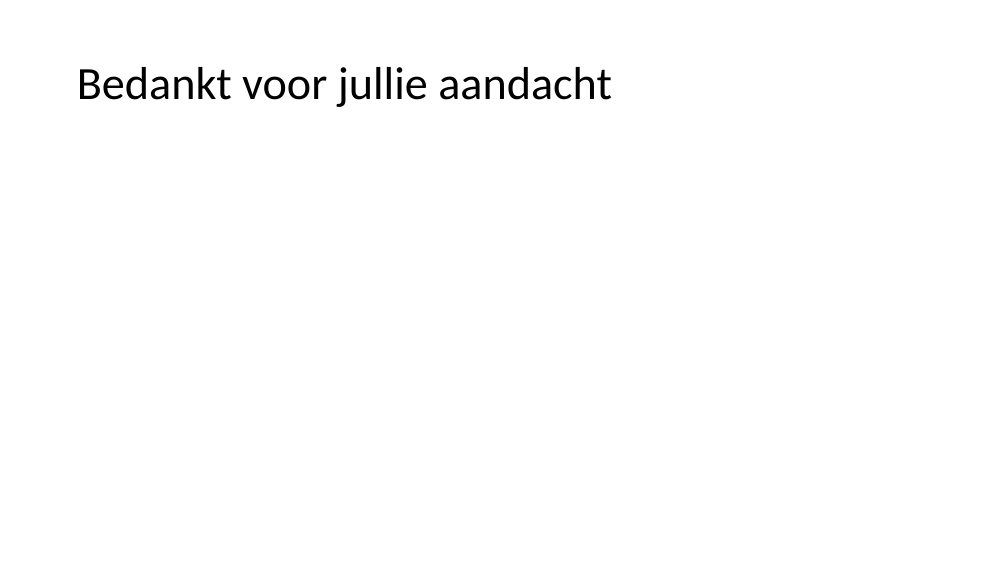
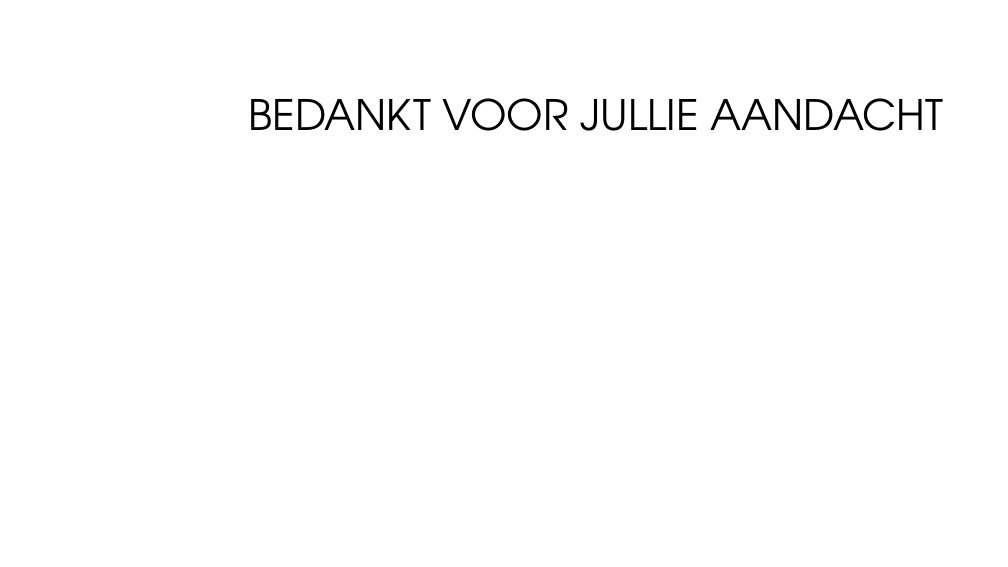
Before and after one commit to CBarendrecht/mod2b, a slide deck: slide 11 of Presentatie/Presentatie.pptx. Drawn at 1008x567 pixels with LibreOffice and Linux fonts; fonts in the diff are those of the drawing; background and template pictures are left out. Boxes give left, top, right and bottom in pixels: in the first picture for what was removed or moved away, otherwise in the second. Text is boxed around its words. In the diff, an @@ line names an element or a change of style, - is before the commit and + after.

```diff
--- a/Presentatie/Presentatie.pptx
+++ b/Presentatie/Presentatie.pptx
@@ title at <box>249,98,943,131</box>: text changed; size 44 to 40 pt; font Calibri to TeX Gyre Adventor @@
-Bedankt voor jullie aandacht
+BEDANKT VOOR JULLIE AANDACHT
```
Also in this commit, not shown: 10 other slides changed, 1 other file.
